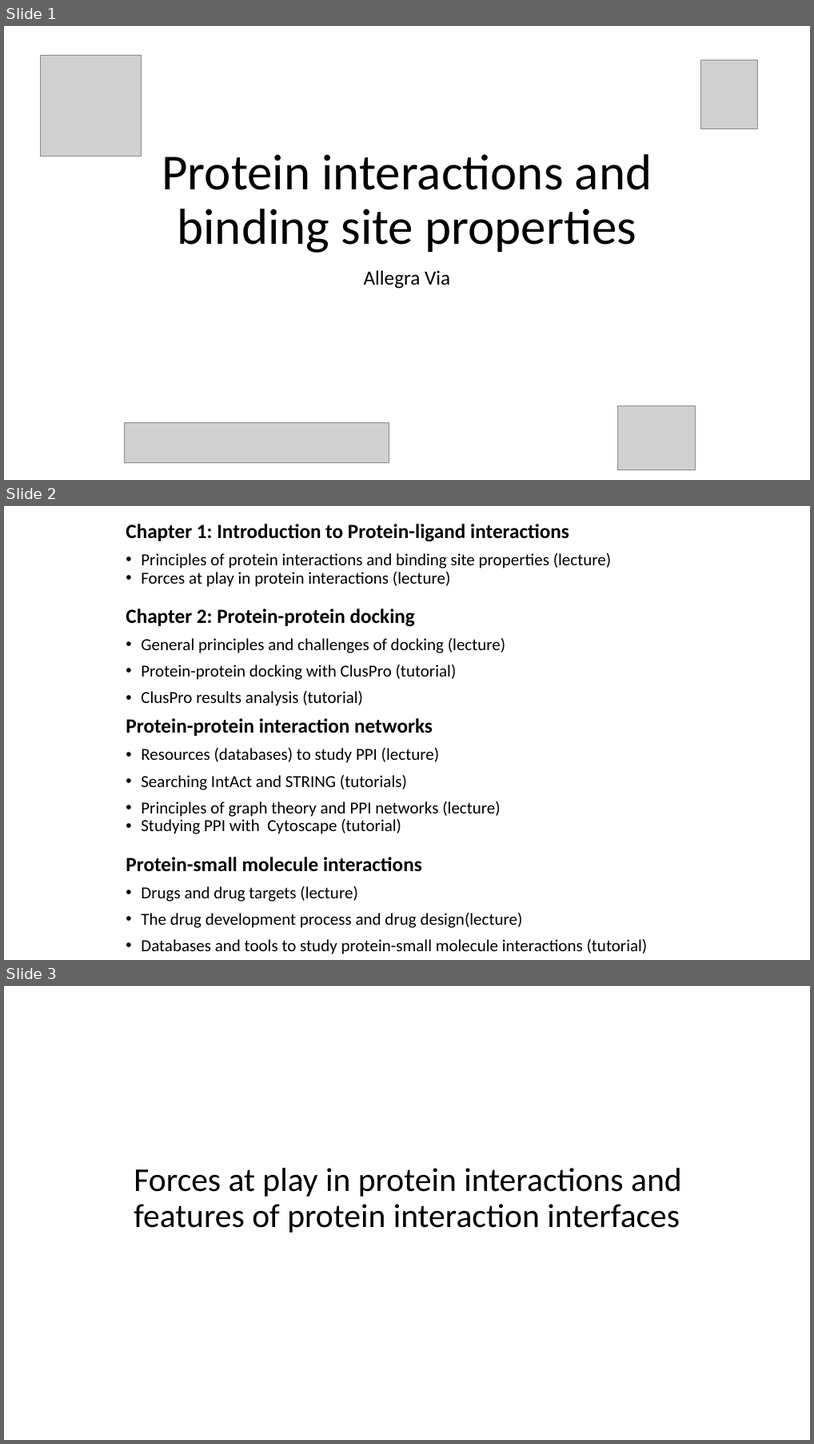
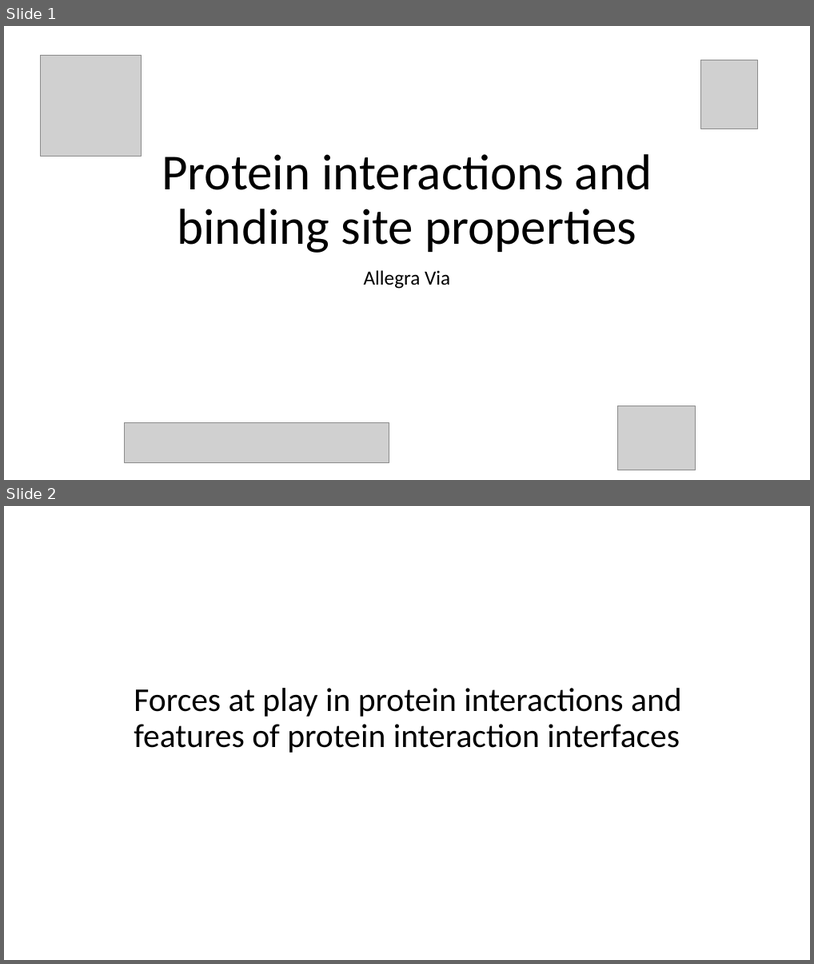
Before and after one commit to Protein-Interactions/protein_interactions, a slide deck: presentations/2-forces_at_play_in_protein_interactions-2021.pptx. Shown one above the other, each under a label of ours: slides 1, 2 and 3 before the commit, slides 1 and 2 after it. The pictures are 814x1444 and 814x964 pixels, drawn with LibreOffice and Linux fonts; fonts in the diff are those of the drawing; grey boxes stand for pictures. Boxes give left, top, right and bottom in pixels: in the first picture for what was removed or moved away, otherwise in the second. Text is boxed around its words. In the diff, an @@ line names an element or a change of style, - is before the commit and + after.

```diff
--- a/presentations/2-forces_at_play_in_protein_interactions-2021.pptx
+++ b/presentations/2-forces_at_play_in_protein_interactions-2021.pptx
@@ slide 2 removed at <box>4,506,810,960</box>, background #FFFFFF @@
@@ text removed at <box>126,524,611,928</box> @@
-Chapter 1: Introduction to Protein-ligand interactions
-• Principles of protein interactions and binding site properties (lecture)
-• Forces at play in protein interactions (lecture)
-Chapter 2: Protein-protein docking
-• General principles and challenges of docking (lecture)
-• Protein-protein docking with ClusPro (tutorial)
-• ClusPro results analysis (tutorial)
-Protein-protein interaction networks
-• Resources (databases) to study PPI (lecture)
-• Searching IntAct and STRING (tutorials)
-• Principles of graph theory and PPI networks (lecture)
-• Studying PPI with Cytoscape (tutorial)
-Protein-small molecule interactions
-• Drugs and drug targets (lecture)
-• The drug development process and drug design(lecture)
-• Databases and tools to study protein-small molecule interactions (tutorial)
@@ what was slide 3 is now slide 2 @@
```
Also in this commit, not shown: 13 slides changed, 1 slide added, 1 other slide removed.
